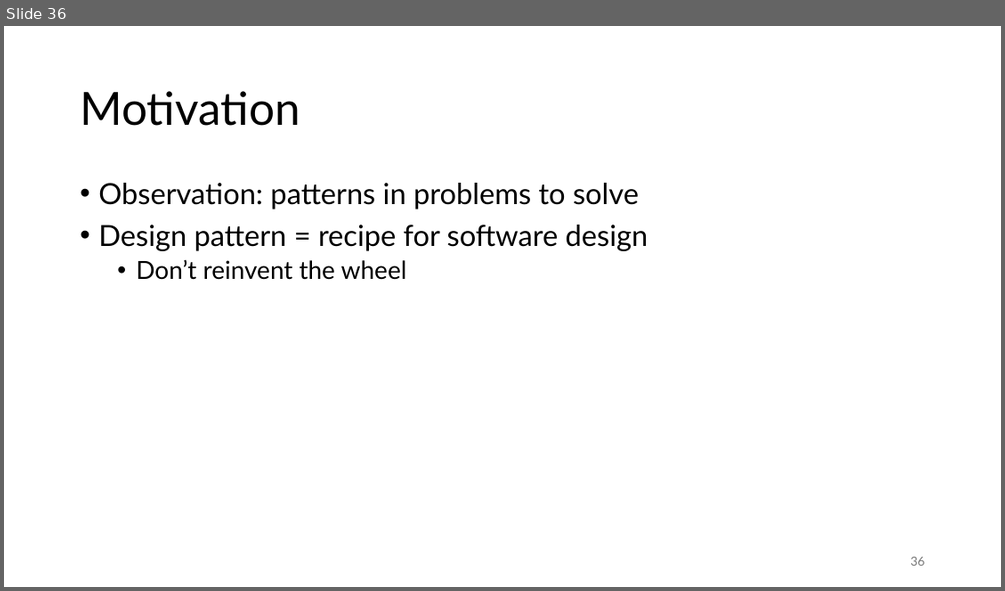
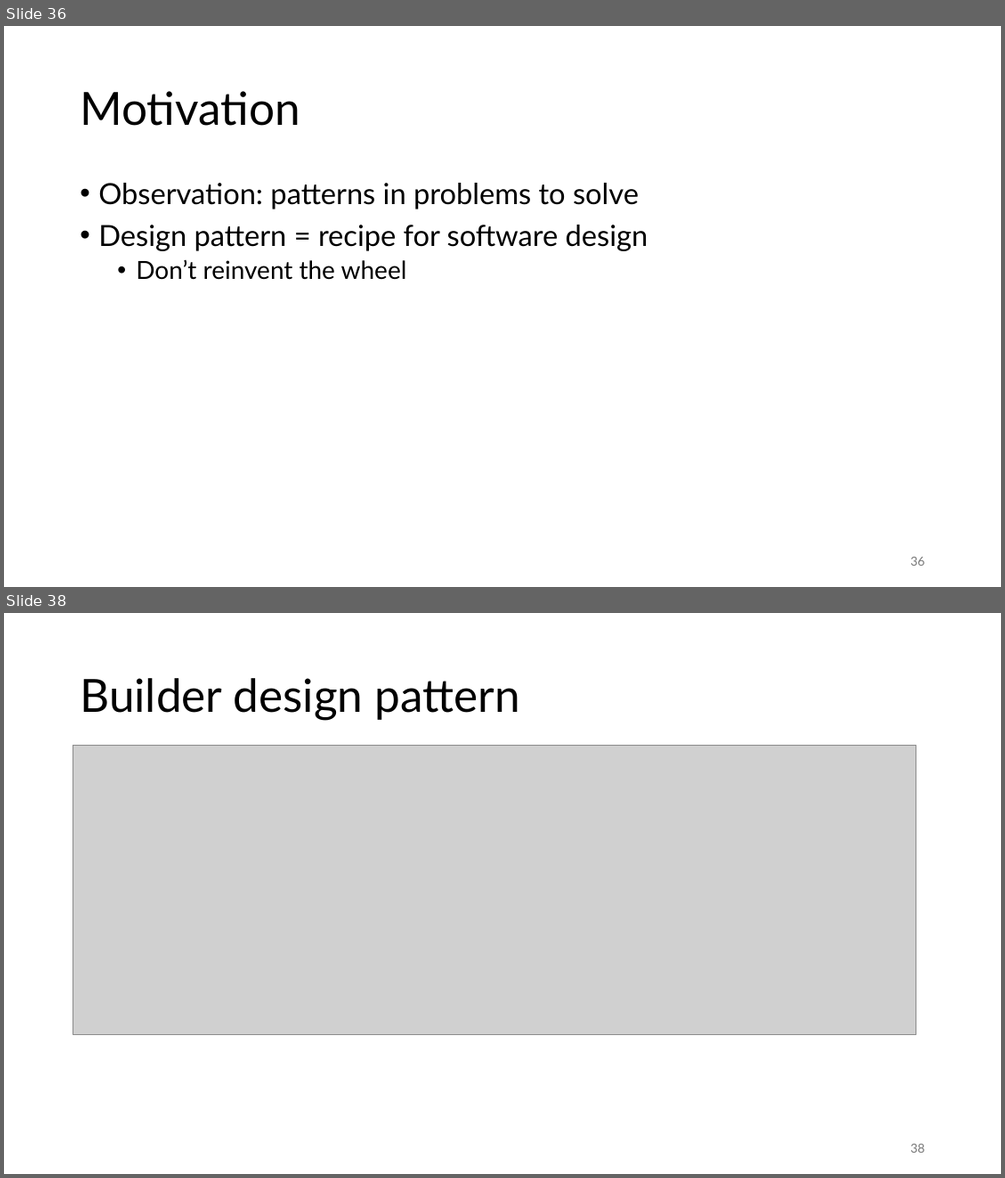
Before and after one commit to gjbex/C-plus-plus-software-engineering, a slide deck: cpp_software_engineering.pptx. Shown one above the other, each under a label of ours: slide 36 before the commit, slides 36 and 38 after it; the slides between them are not shown. The pictures are 1005x591 and 1005x1178 pixels, drawn with LibreOffice and Linux fonts; fonts in the diff are those of the drawing; grey boxes stand for pictures. Boxes give left, top, right and bottom in pixels: in the first picture for what was removed or moved away, otherwise in the second. Text is boxed around its words. In the diff, an @@ line names an element or a change of style, - is before the commit and + after.

Commit message:
Add UML diagrams for design patters

```diff
--- a/cpp_software_engineering.pptx
+++ b/cpp_software_engineering.pptx
@@ slide 38 added at (4, 613, 1001, 1174), background #FFFFFF @@
@@ title added at (80, 678, 520, 720), 44 pt, text #000000 @@
+Builder design pattern
@@ picture added at (73, 745, 916, 1034) @@
@@ page number added at (910, 1143, 924, 1152), 12 pt, text #797979 @@
+38
```
Also in this commit, not shown: 1 slide changed, 2 other slides added.
